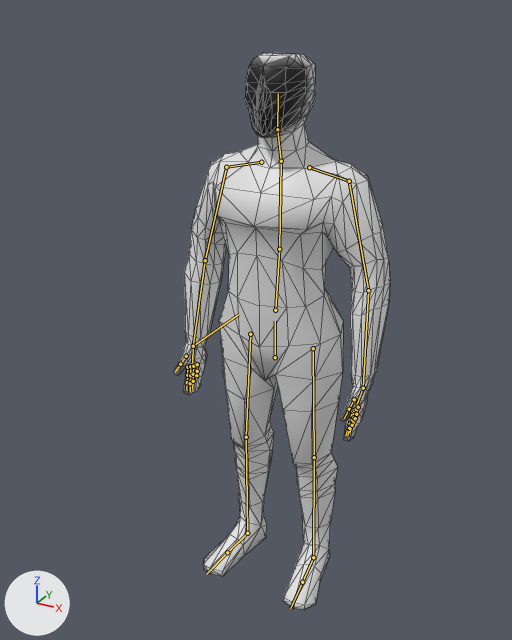
One commit to the glTF model characters/humanoid_basemesh.glb: the scene before it, then after it.
Both versions are drawn from a camera (50 mm lens) standing at (0.952, -1.861, 1.911) and looking at (-0.092, 0.037, 0.962). Arrows for +X, +Y and +Z are at lower left; the lights stay in place. The older version comes first. The bones that change, and the others that lie on the model, are drawn over the model as lines. Mesh edges are drawn as thin lines.

In view in the first picture: 'Basemesh', 'Headmesh'.
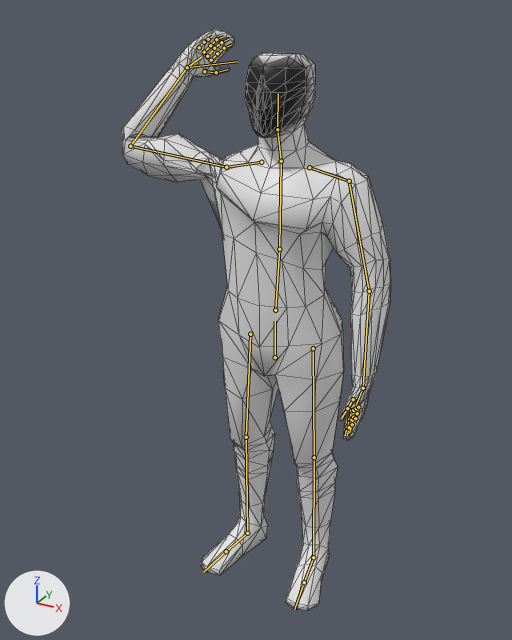
The newer file adds an action. The first version stands in its rest pose; the second is drawn at frame 75 of the action 'gesture_headscratch'.

Location of each change, [x1, y1, x2, y2] in pixels of the pictures (512 x 640 px):
'Basemesh', posed (24% wider, 19% taller): before [174, 123, 390, 610]; after [122, 29, 391, 611]
bone 'Arm_Upper.R', root to tip: before (226, 167) to (205, 260); after (226, 167) to (130, 146)
bone 'Arm_Lower.R', root to tip: before (205, 260) to (193, 346); after (130, 146) to (187, 67)
bone 'Thumb_End.R', root to tip: before (180, 364) to (175, 372); after (216, 72) to (227, 69)
bone 'Index_End.R', root to tip: before (187, 382) to (186, 390); after (224, 48) to (231, 45)
bone 'Middle_End.R', root to tip: before (190, 383) to (190, 391); after (221, 42) to (228, 39)
bone 'Ring_End.R', root to tip: before (193, 381) to (192, 388); after (216, 39) to (223, 36)
bone 'Pinky_End.R', root to tip: before (196, 375) to (196, 379); after (208, 39) to (212, 36)

The change, as a diff of the scene's bpy script:
```diff
--- a/characters/humanoid_basemesh.glb.py
+++ b/characters/humanoid_basemesh.glb.py
@@ bone_arm_upper_r @@
 bone_arm_upper_r = bpy.data.objects['Armature'].pose.bones['Arm_Upper.R']  # child of 'Shoulder.R'
-bone_arm_upper_r.rotation_quaternion = (1.0, 0.0, 0.0, 0.0)  # degrees (0, 0, 0)
+bone_arm_upper_r.rotation_quaternion = (0.224, 0.663, 0.712, -0.062)  # degrees (-13, 156, -89)
@@ bone_arm_lower_r @@
 bone_arm_lower_r = bpy.data.objects['Armature'].pose.bones['Arm_Lower.R']  # child of 'Arm_Upper.R'
-bone_arm_lower_r.rotation_quaternion = (1.0, 0.0, 0.0, 0.0)  # degrees (0, 0, 0)
+bone_arm_lower_r.rotation_quaternion = (0.623, 0.497, 0.0, 0.604)  # degrees (51, -37, 70)
@@ bone_thumb_end_r @@
 bone_thumb_end_r = bpy.data.objects['Armature'].pose.bones['Thumb_End.R']  # child of 'Thumb_Base.R'
-bone_thumb_end_r.rotation_quaternion = (1.0, 0.0, 0.0, 0.0)  # degrees (0, 0, 0)
+bone_thumb_end_r.rotation_quaternion = (0.97, -0.21, 0.015, 0.12)  # degrees (-24, 5, 13)
@@ bone_index_end_r @@
 bone_index_end_r = bpy.data.objects['Armature'].pose.bones['Index_End.R']  # child of 'Index_Middle.R'
-bone_index_end_r.rotation_quaternion = (1.0, 0.0, 0.0, 0.0)  # degrees (0, 0, 0)
+bone_index_end_r.rotation_quaternion = (0.984, 0.0, 0.0, 0.18)  # degrees (0, 0, 21)
@@ bone_middle_end_r @@
 bone_middle_end_r = bpy.data.objects['Armature'].pose.bones['Middle_End.R']  # child of 'Middle_Middle.R'
-bone_middle_end_r.rotation_quaternion = (1.0, 0.0, 0.0, 0.0)  # degrees (0, 0, 0)
+bone_middle_end_r.rotation_quaternion = (0.984, 0.0, 0.0, 0.18)  # degrees (0, 0, 21)
@@ bone_ring_end_r @@
 bone_ring_end_r = bpy.data.objects['Armature'].pose.bones['Ring_End.R']  # child of 'Ring_Middle.R'
-bone_ring_end_r.rotation_quaternion = (1.0, 0.0, 0.0, 0.0)  # degrees (0, 0, 0)
+bone_ring_end_r.rotation_quaternion = (0.984, 0.0, 0.0, 0.18)  # degrees (0, 0, 21)
@@ bone_pinky_end_r @@
 bone_pinky_end_r = bpy.data.objects['Armature'].pose.bones['Pinky_End.R']  # child of 'Pinky_Middle.R'
-bone_pinky_end_r.rotation_quaternion = (1.0, 0.0, 0.0, 0.0)  # degrees (0, 0, 0)
+bone_pinky_end_r.rotation_quaternion = (0.984, 0.0, 0.0, 0.18)  # degrees (0, 0, 21)
@@ bone_leg_upper_l @@
 bone_leg_upper_l = bpy.data.objects['Armature'].pose.bones['Leg_Upper.L']  # child of 'Hips'
-bone_leg_upper_l.rotation_quaternion = (1.0, 0.0, 0.0, 0.0)  # degrees (0, 0, 0)
+bone_leg_upper_l.rotation_quaternion = (1.0, 0.0, -0.028, -0.001)  # degrees (0, -3, 0)
@@ bone_leg_upper_r @@
 bone_leg_upper_r = bpy.data.objects['Armature'].pose.bones['Leg_Upper.R']  # child of 'Hips'
-bone_leg_upper_r.rotation_quaternion = (1.0, 0.0, 0.0, 0.0)  # degrees (0, 0, 0)
+bone_leg_upper_r.rotation_quaternion = (1.0, 0.0, 0.028, 0.001)  # degrees (0, 3, 0)
```
